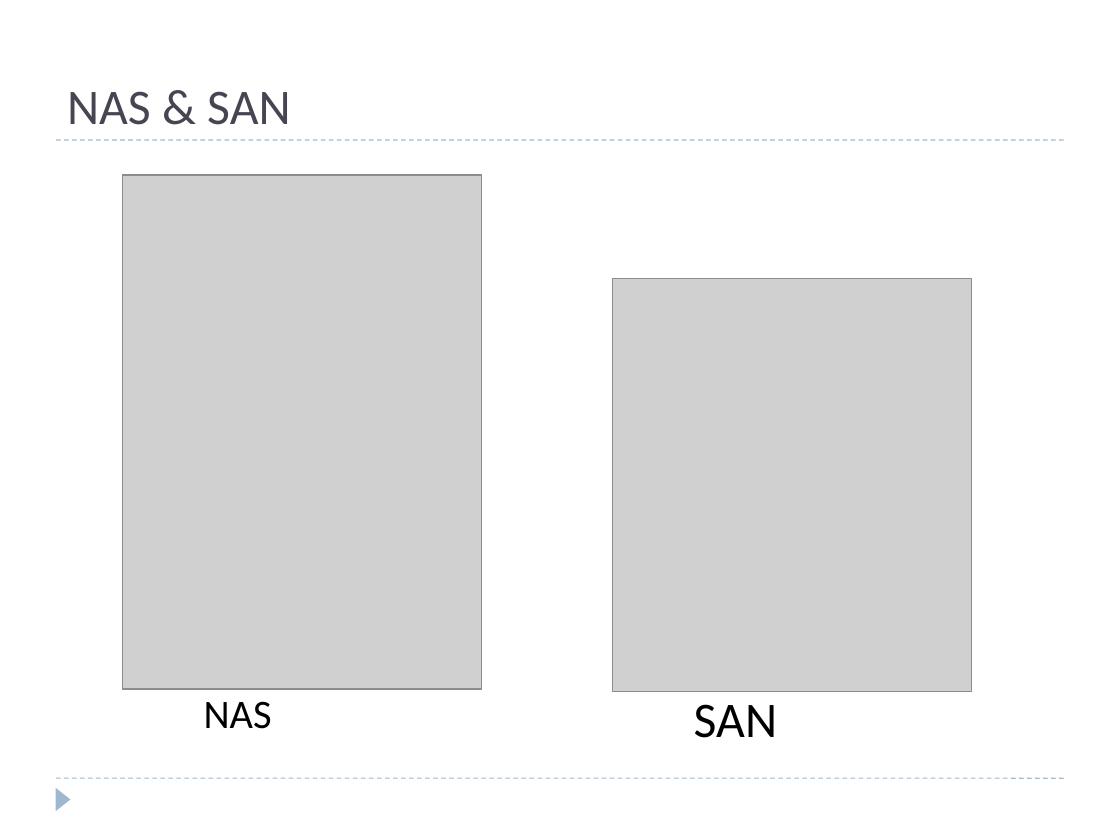
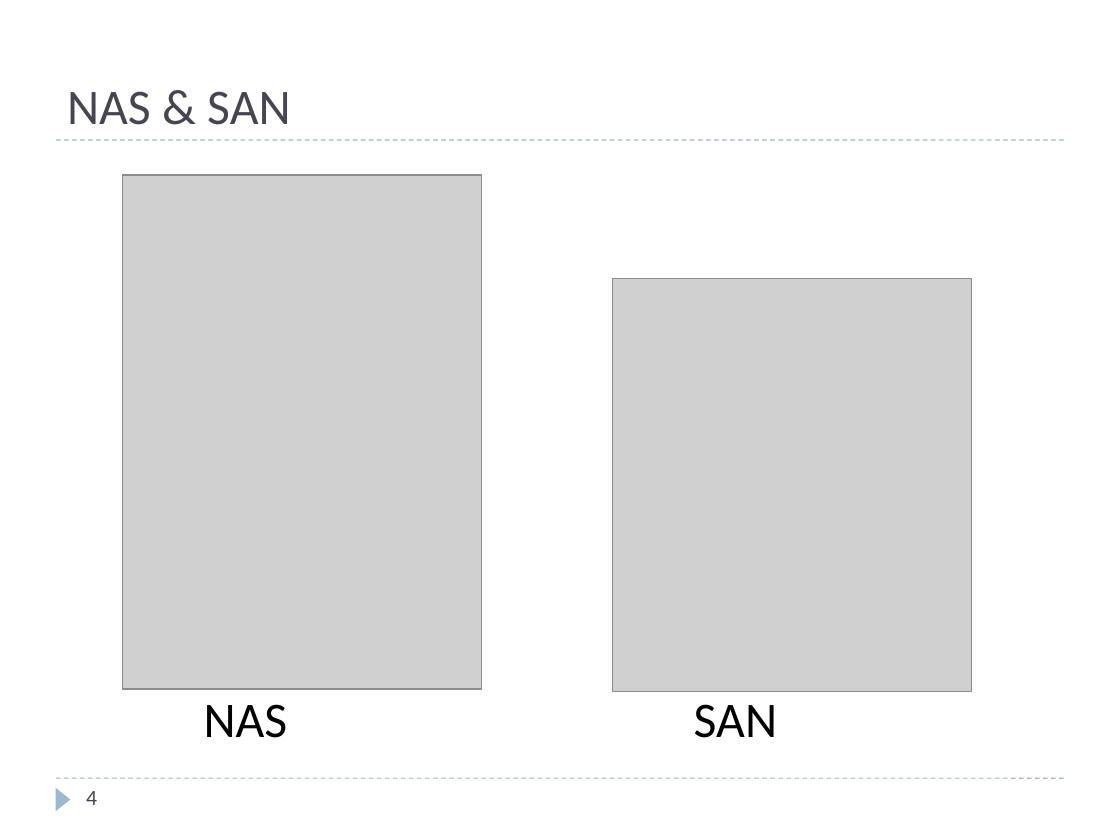
Before and after one commit to cheliequan/idning-paper, a slide deck: slide 4 of draft/MDS集群.pptx. Drawn at 1120x840 pixels with LibreOffice and Linux fonts; fonts in the diff are those of the drawing; grey boxes stand for pictures. Boxes give left, top, right and bottom in pixels: in the first picture for what was removed or moved away, otherwise in the second. Text is boxed around its words. In the diff, an @@ line names an element or a change of style, - is before the commit and + after.

```diff
--- a/draft/MDS集群.pptx
+++ b/draft/MDS集群.pptx
@@ text "NAS" at [204,704,288,738]: size 26 to 32 pt @@
@@ page number added at [86,791,97,805], 14 pt, text #464653 @@
+4
```
Also in this commit, not shown: 18 other slides changed, 1 slide added, 2 other files.
